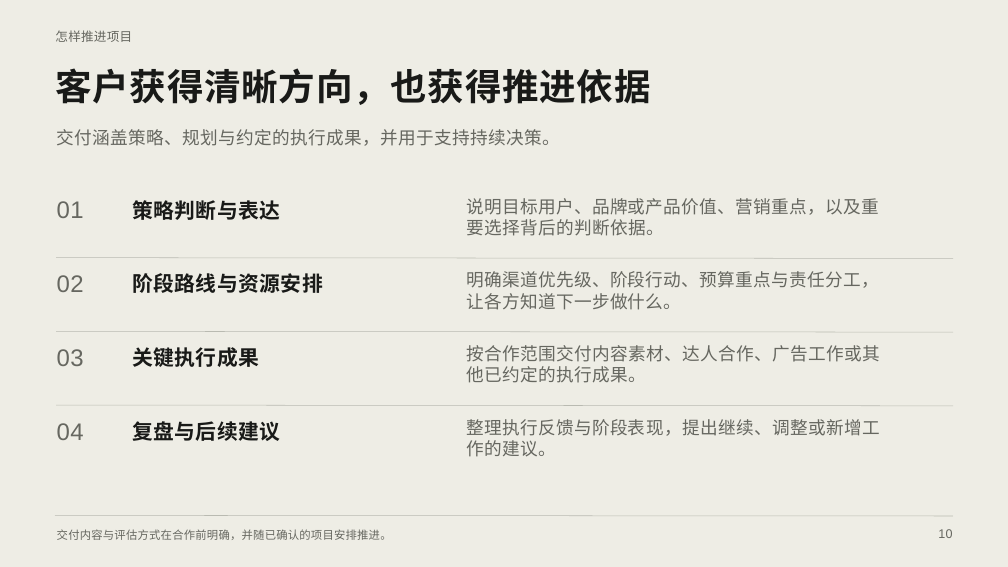
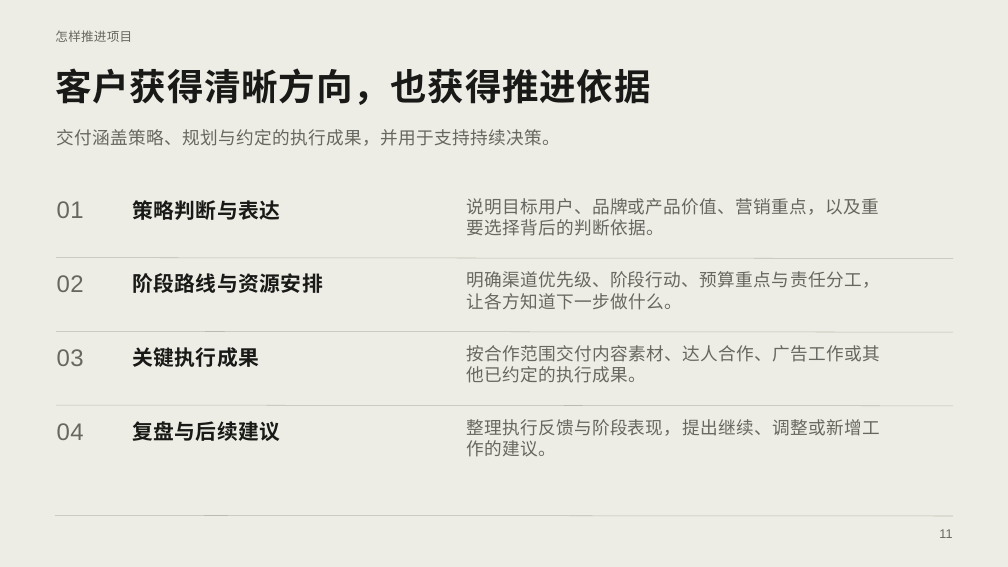
Before and after one commit to Outrise-development/outrise-ontology, a slide deck: slide 11 of docs/presentations/outrise-company-introduction/output/Outrise-Company-Introduction-Canva.pptx (slide 10 before the commit). Drawn at 1008x567 pixels with LibreOffice and Linux fonts; fonts in the diff are those of the drawing. Boxes give left, top, right and bottom in pixels: in the first picture for what was removed or moved away, otherwise in the second. Text is boxed around its words. In the diff, an @@ line names an element or a change of style, - is before the commit and + after.

```diff
--- a/docs/presentations/outrise-company-introduction/output/Outrise-Company-Introduction-Canva.pptx
+++ b/docs/presentations/outrise-company-introduction/output/Outrise-Company-Introduction-Canva.pptx
@@ text removed at [57,529,392,540] @@
-交付内容与评估方式在合作前明确，并随已确认的项目安排推进。
@@ text removed at [938,529,952,538] @@
-10
@@ text added at [939,529,952,538], 18 pt, text #666760 @@
+11
```
Also in this commit, not shown: 15 other slides changed, 1 slide added, 7 other files.
